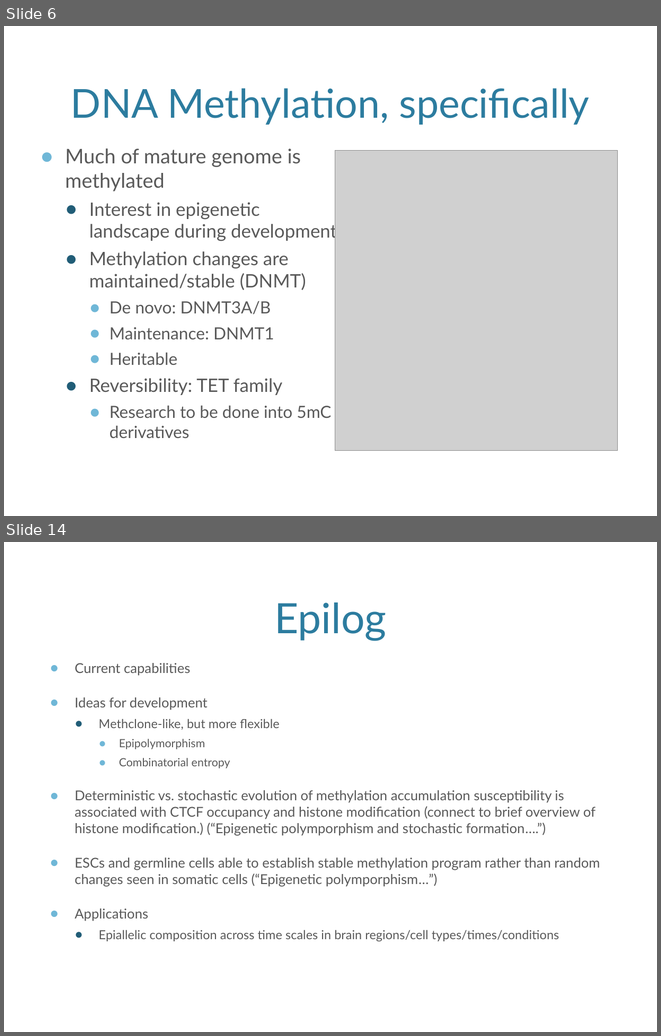
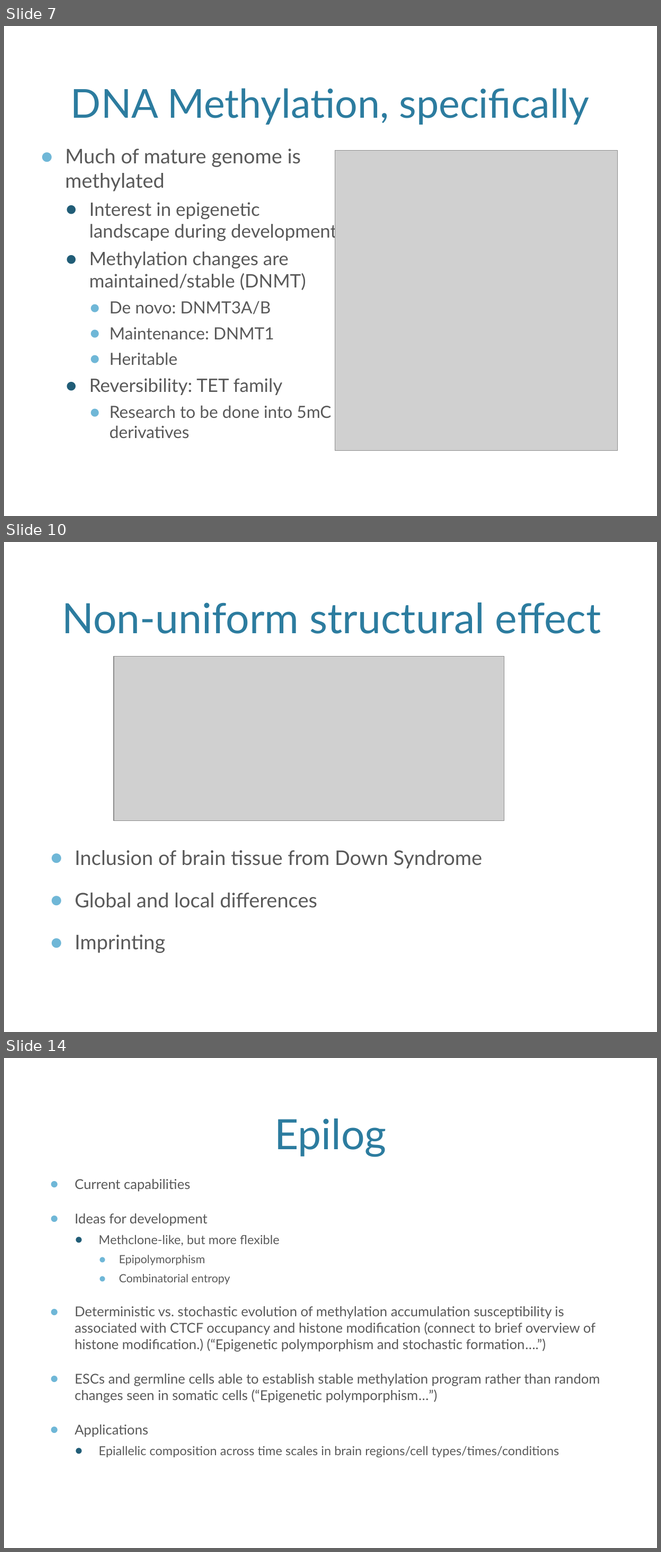
Before and after one commit to vreuter/jekeal, a slide deck: KipnisLabMeeting_2017-03-13.pptx. Shown one above the other, each under a label of ours: slides 6 and 14 before the commit, slides 7, 10 and 14 after it; the slides between them are not shown. The pictures are 661x1036 and 661x1552 pixels, drawn with LibreOffice and Linux fonts; fonts in the diff are those of the drawing; grey boxes stand for pictures; background and template pictures are left out. Boxes give left, top, right and bottom in pixels: in the first picture for what was removed or moved away, otherwise in the second. Text is boxed around its words. In the diff, an @@ line names an element or a change of style, - is before the commit and + after.

```diff
--- a/KipnisLabMeeting_2017-03-13.pptx
+++ b/KipnisLabMeeting_2017-03-13.pptx
@@ slide 10 added at box(4, 542, 657, 1032), background picture (left out) @@
@@ title added at box(62, 602, 601, 634), 46 pt, text #2C7C9F @@
+Non-uniform structural effect
@@ picture added at box(114, 656, 504, 821) @@
@@ text added at box(74, 850, 482, 953), 22.2 pt, text #595959 @@
+● Inclusion of brain tissue from Down Syndrome
+● Global and local differences
+● Imprinting
@@ what was slide 6 is now slide 7 @@
```
Also in this commit, not shown: 5 slides changed, 3 other slides added, 3 slides removed, 1 other file.
